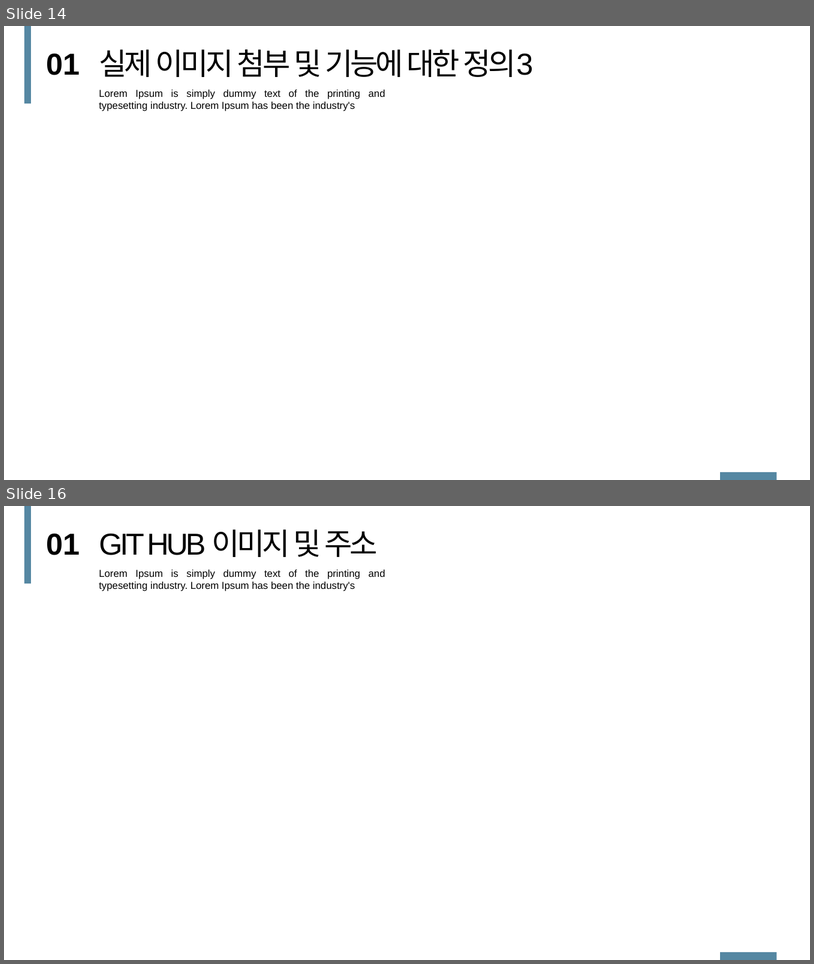
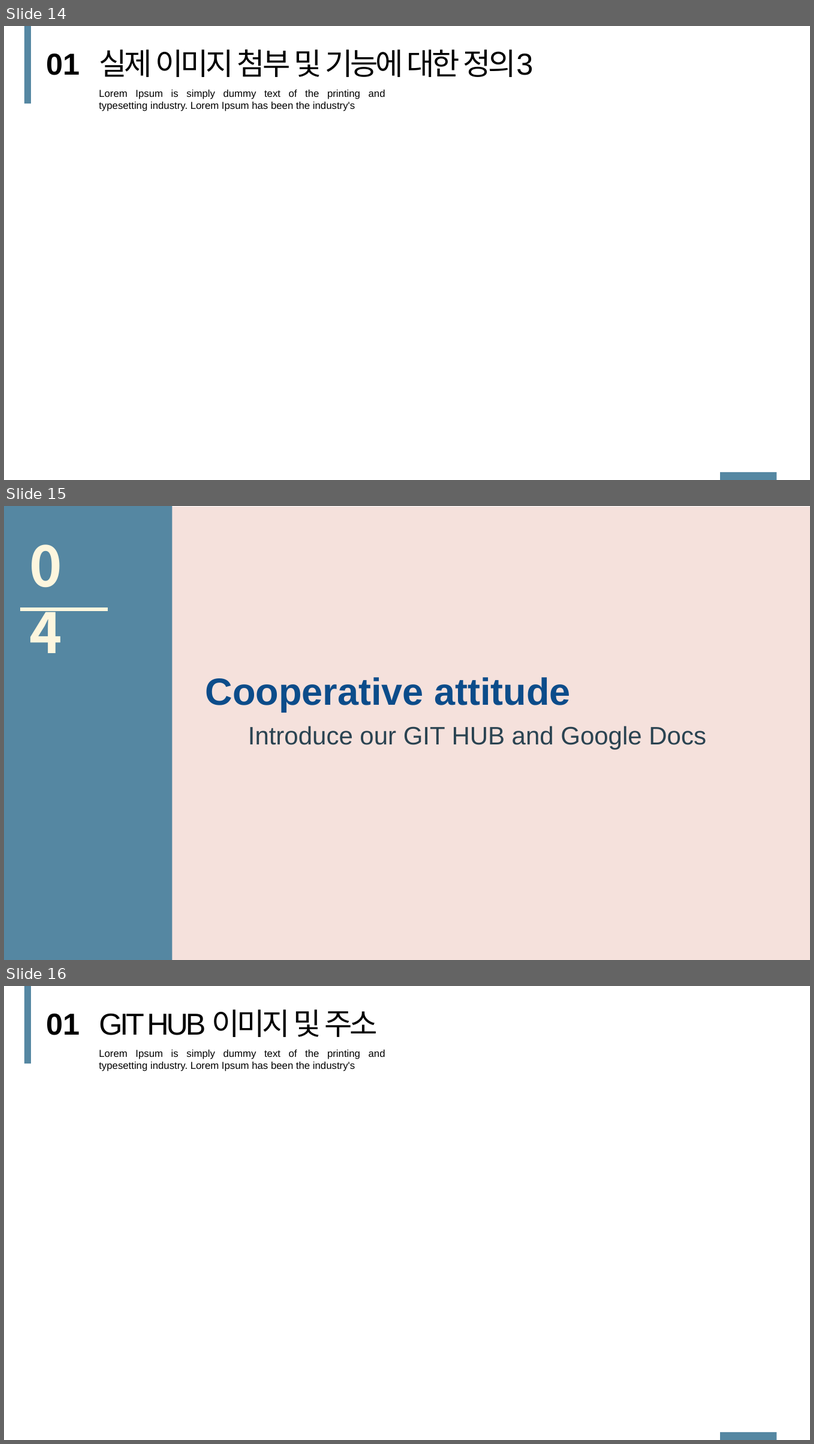
Before and after one commit to lejk8104/Project_Package_Diagram, a slide deck: Why we use UML_초안.pptx. Shown one above the other, each under a label of ours: slides 14 and 16 before the commit, slides 14, 15 and 16 after it; the slides between them are not shown. The pictures are 814x964 and 814x1444 pixels, drawn with LibreOffice and Linux fonts; fonts in the diff are those of the drawing; background and template pictures are left out. Boxes give left, top, right and bottom in pixels: in the first picture for what was removed or moved away, otherwise in the second. Text is boxed around its words. In the diff, an @@ line names an element or a change of style, - is before the commit and + after.

```diff
--- a/Why we use UML_초안.pptx
+++ b/Why we use UML_초안.pptx
@@ slide 15 added at box(4, 506, 810, 960), background picture (left out) @@
@@ rectangle added at box(4, 507, 810, 960), fill #EFCEC5 at 60% opacity @@
@@ rectangle added at box(4, 506, 172, 960), fill #5587A2 @@
@@ text added at box(24, 528, 101, 601), 66 pt, text #FDF6DE, bold @@
+04
@@ line added from (20, 609) to (108, 609), #FDF6DE 4.5 pt @@
@@ text added at box(206, 677, 570, 712), 45 pt, text #0C4C8A, bold @@
+Cooperative attitude
@@ text added at box(248, 726, 707, 749), 30 pt, text #2B4351 @@
+Introduce our GIT HUB and Google Docs
```
Also in this commit, not shown: 3 slides changed, 2 other slides added, 3 slides removed.
